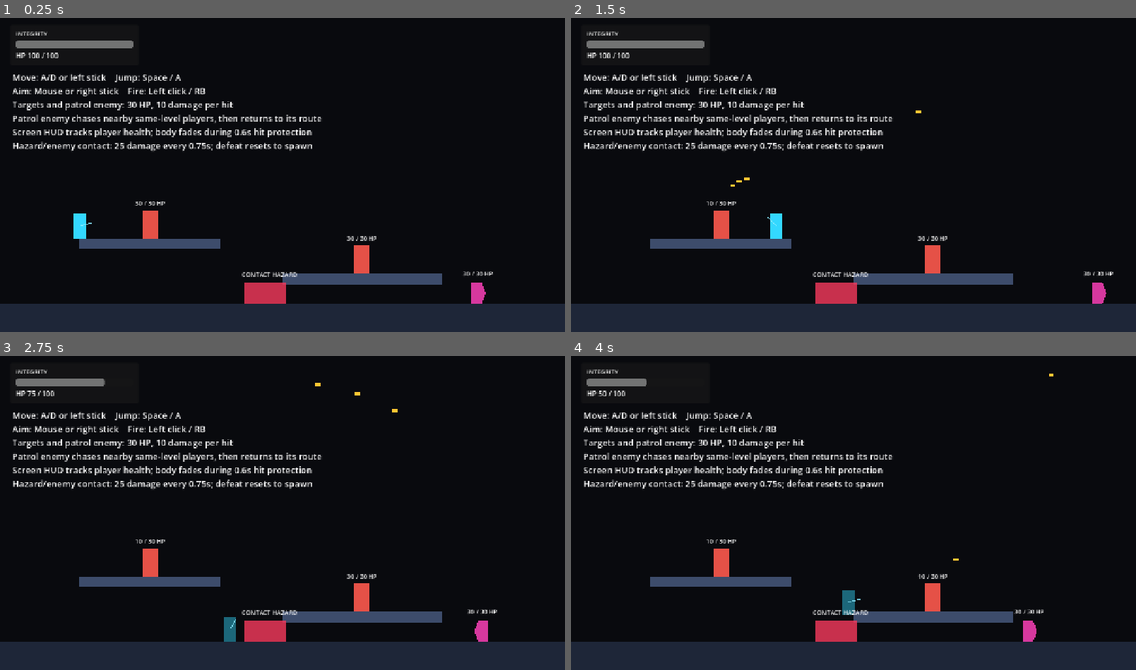
Above: before the commit, frames 1-4 (two rows, left to right).
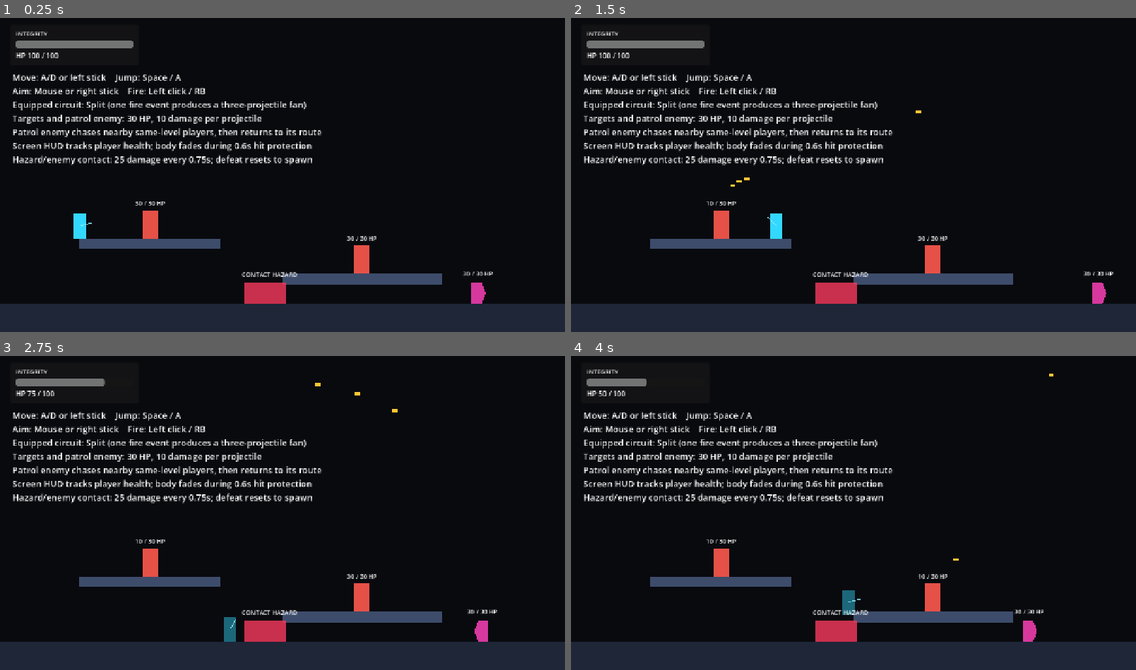
Above: after the commit, the same moments.

Repository: YangYuS8/riftwire
Game: Godot game, scene res://game/actors/player/movement_lab.tscn
Two runs of this game, one before a commit and one after it. Both use one fixed random seed, a clock stepped at 60 frames per second and the inputs below.
Inputs (mouse positions are in pixels of both pictures, inside the frame that each line leads up to):
- Up to frame 1 (0.25 s): no input
- Up to frame 2 (1.5 s): tap Enter at 0.5 s; move the mouse to (977, 156) at 0.52 s; hold D (move_right) from 0.53 s (still down); click (977, 156) at 0.6 s; tap Space (jump) at 0.77 s; move the mouse to (740, 187) at 1.27 s; click (740, 187) at 1.35 s
- Up to frame 3 (2.75 s): tap Space (jump) at 1.52 s; move the mouse to (339, 440) at 2.02 s; release D (move_right) at 2.03 s; hold A (move_left) from 2.03 s (still down); click (339, 440) at 2.1 s
- Up to frame 4 (4 s): move the mouse to (825, 575) at 2.77 s; release A (move_left) at 2.78 s; hold D (move_right) from 2.78 s (still down); click (825, 575) at 2.85 s; tap Space (jump) at 3.02, 3.77 s; move the mouse to (1023, 560) at 3.52 s; click (1023, 560) at 3.6 s

The runs differ from the first frame. In frame 1, 3.7% of the frame differs, in the area x 2-57%, y 26-47%; in frame 2, 3.7%; in frame 3, 3.7%; in frame 4, 3.7%.

Commit message:
docs: describe split weapon in movement lab

Diff:
--- a/game/actors/player/movement_lab.tscn
+++ b/game/actors/player/movement_lab.tscn
@@ -74,6 +74,6 @@
 offset_left = 28.0
 offset_top = 128.0
 offset_right = 1240.0
-offset_bottom = 292.0
+offset_bottom = 316.0
 theme_override_font_sizes/font_size = 20
-text = "Move: A/D or left stick    Jump: Space / A\nAim: Mouse or right stick    Fire: Left click / RB\nTargets and patrol enemy: 30 HP, 10 damage per hit\nPatrol enemy chases nearby same-level  …(176 unchanged characters)…
+text = "Move: A/D or left stick    Jump: Space / A\nAim: Mouse or right stick    Fire: Left click / RB\nEquipped circuit: Split (one fire event produces a three-projectile fan)\nTargets and patrol enemy: 30 HP, 10 damage per projectile\nPatrol enemy chases nearby same-level  …(176 unchanged characters)…
